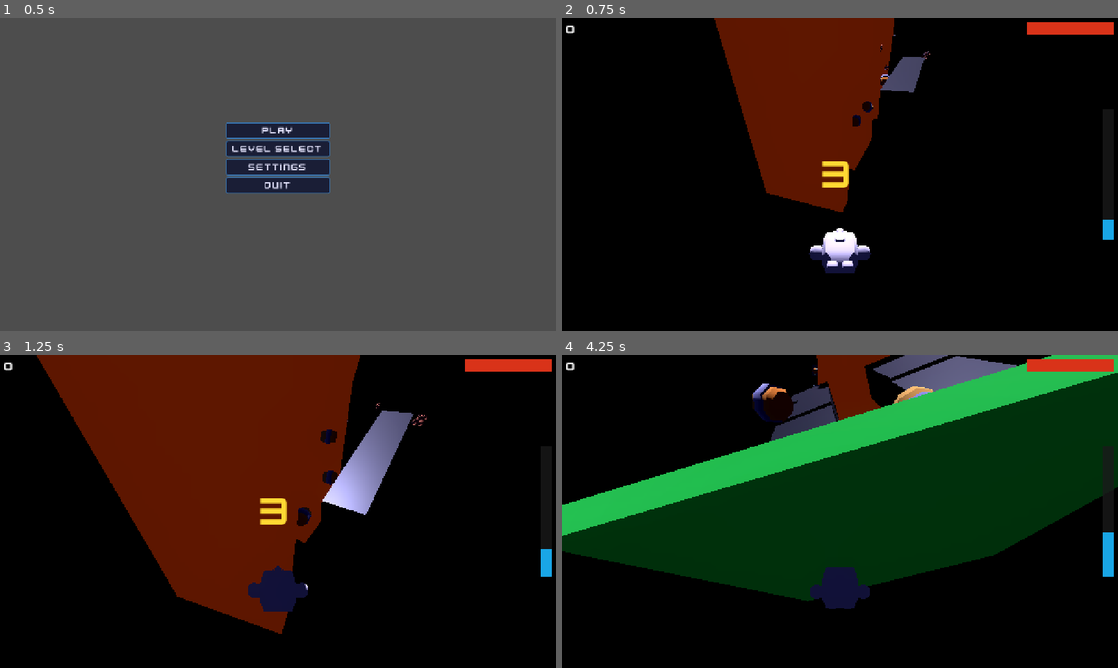
Above: before the commit, frames 1-4 (two rows, left to right).
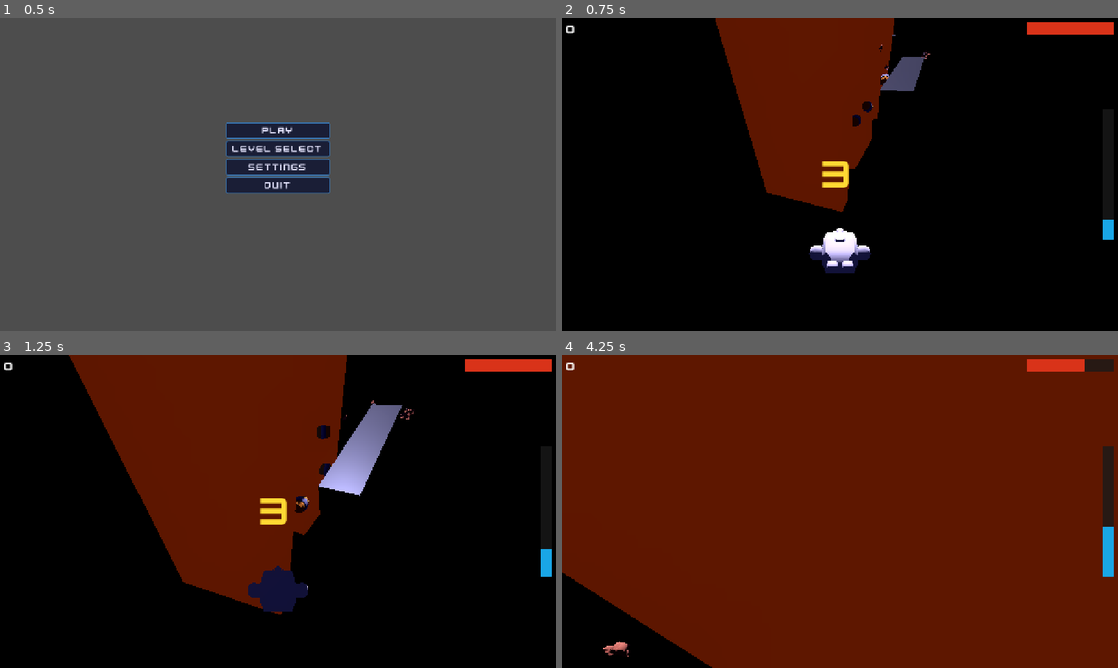
Above: after the commit, the same moments.

Repository: Dinozor/space-jumper
Game: Godot game, scene res://game/main/main.tscn
The game is run twice, just before and just after one commit, with the same random seed, the same clock (stepped at 60 frames per second) and the same inputs.
Inputs:
- Up to frame 1 (0.5 s): no input
- Up to frame 2 (0.75 s): click "Play" at 0.5 s
- Up to frame 3 (1.25 s): no input
- Up to frame 4 (4.25 s): tap Enter at 1.25 s; hold D (move_right) 1.28-2.03 s; hold S (move_back) 2.03-2.78 s; hold D (move_right) 2.78-3.53 s; hold W (move_forward) from 3.53 s (still down)

Frame 1 is identical in both runs. In frame 2, 0.1% of the frame differs, in the area x 27-66%, y 0-62%; in frame 3, 7.2%; in frame 4, 93%, in the area x 0-100%, y 0-100%.

Commit message:
fix(spawner): disable gravity on debris so fall speed stays constant
Set gravity_scale = 0 on every spawned RigidBody3D via a shared
_configure_body() helper. Debris now falls at a constant velocity
matching the player's station_escape_speed drift, so platforms feel
stationary relative to the player in freefall.

Diff:
--- a/game/systems/corridor_spawner.gd
+++ b/game/systems/corridor_spawner.gd
@@ -55,7 +55,7 @@
 	var instance: Node3D = entry.scene.instantiate()
 	add_child(instance)
 	_place_instance(instance, y, entry.is_centered)
-	(instance as RigidBody3D).linear_velocity = Vector3(0.0, -_pick_speed(entry), 0.0)
+	_configure_body(instance, _pick_speed(entry))
 
 
 func _spawn_legacy(y: float) -> void:
@@ -66,9 +66,13 @@
 	add_child(instance)
 	var centered: bool = scene == wall_debris_scene or scene == doorway_debris_scene
 	_place_instance(instance, y, centered)
-	(instance as RigidBody3D).linear_velocity = Vector3(
-		0.0, -randf_range(fall_speed_min, fall_speed_max), 0.0
-	)
+	_configure_body(instance, randf_range(fall_speed_min, fall_speed_max))
+
+
+func _configure_body(instance: Node3D, speed: float) -> void:
+	var body := instance as RigidBody3D
+	body.gravity_scale = 0.0
+	body.linear_velocity = Vector3(0.0, -speed, 0.0)
 
 
 func _pick_speed(entry: SpawnEntry) -> float:
Not shown, changed: TODO.md
